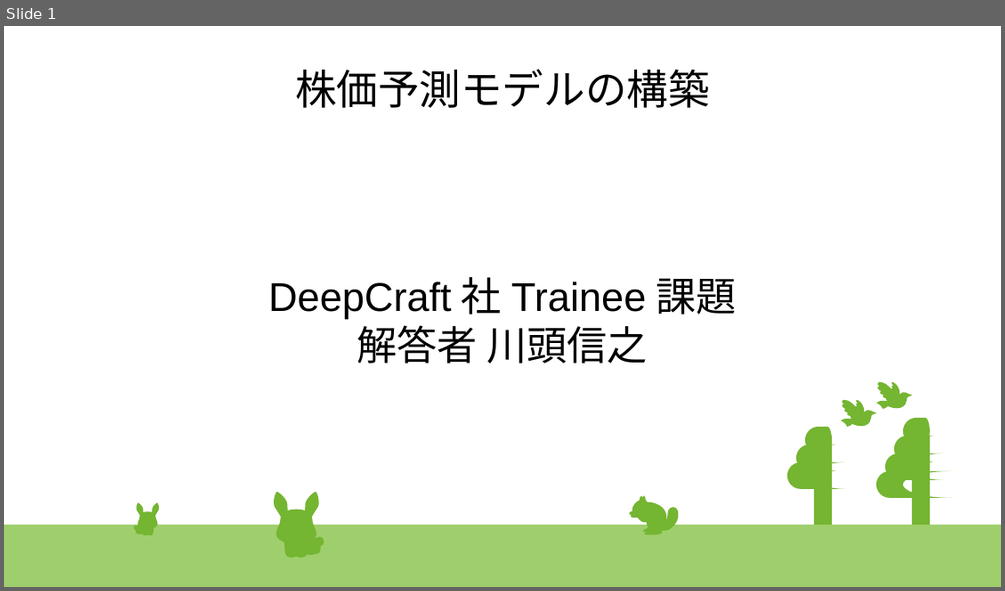
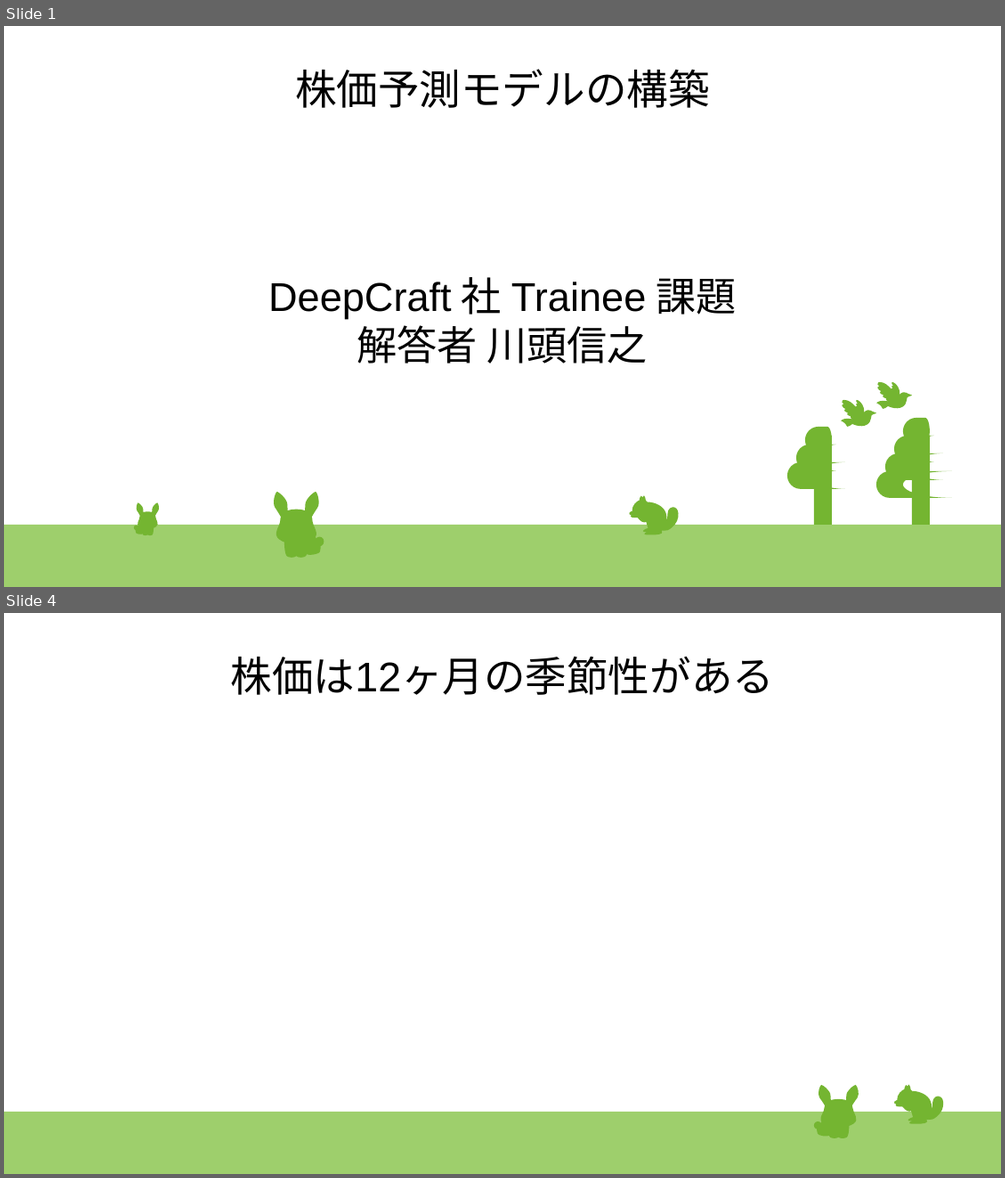
Before and after one commit to kawagashira/deepcraft, a slide deck: time_series/time_series.pptx. Shown one above the other, each under a label of ours: slide 1 before the commit, slides 1 and 4 after it; the slides between them are not shown. The pictures are 1005x591 and 1005x1178 pixels, drawn with LibreOffice and Linux fonts; fonts in the diff are those of the drawing. Boxes give left, top, right and bottom in pixels: in the first picture for what was removed or moved away, otherwise in the second. Text is boxed around its words. In the diff, an @@ line names an element or a change of style, - is before the commit and + after.

```diff
--- a/time_series/time_series.pptx
+++ b/time_series/time_series.pptx
@@ slide 4 added at bbox=[4, 613, 1001, 1174], background #FFFFFF; not listed: 1 template element that a slide beside it also shows @@
@@ title added at bbox=[231, 656, 775, 695], 33 pt, text #000000 @@
+株価は12ヶ月の季節性がある
@@ group added at bbox=[815, 1086, 858, 1138]: 23 freeform shapes @@
@@ group added at bbox=[894, 1085, 944, 1124]: 15 freeform shapes @@
```
Also in this commit, not shown: 2 other slides added, 2 slides removed.
